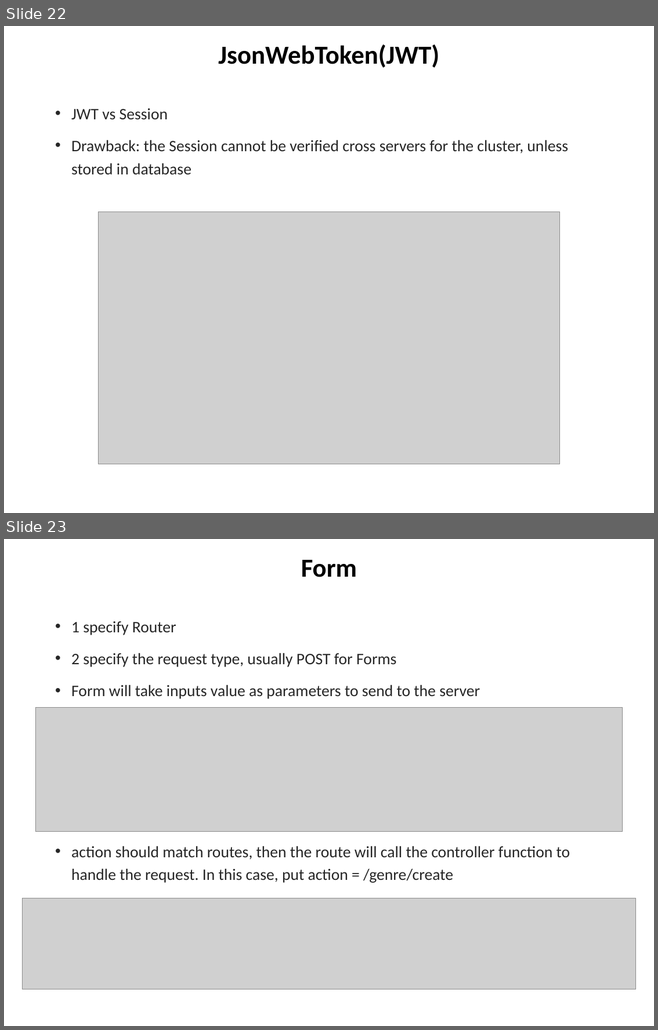
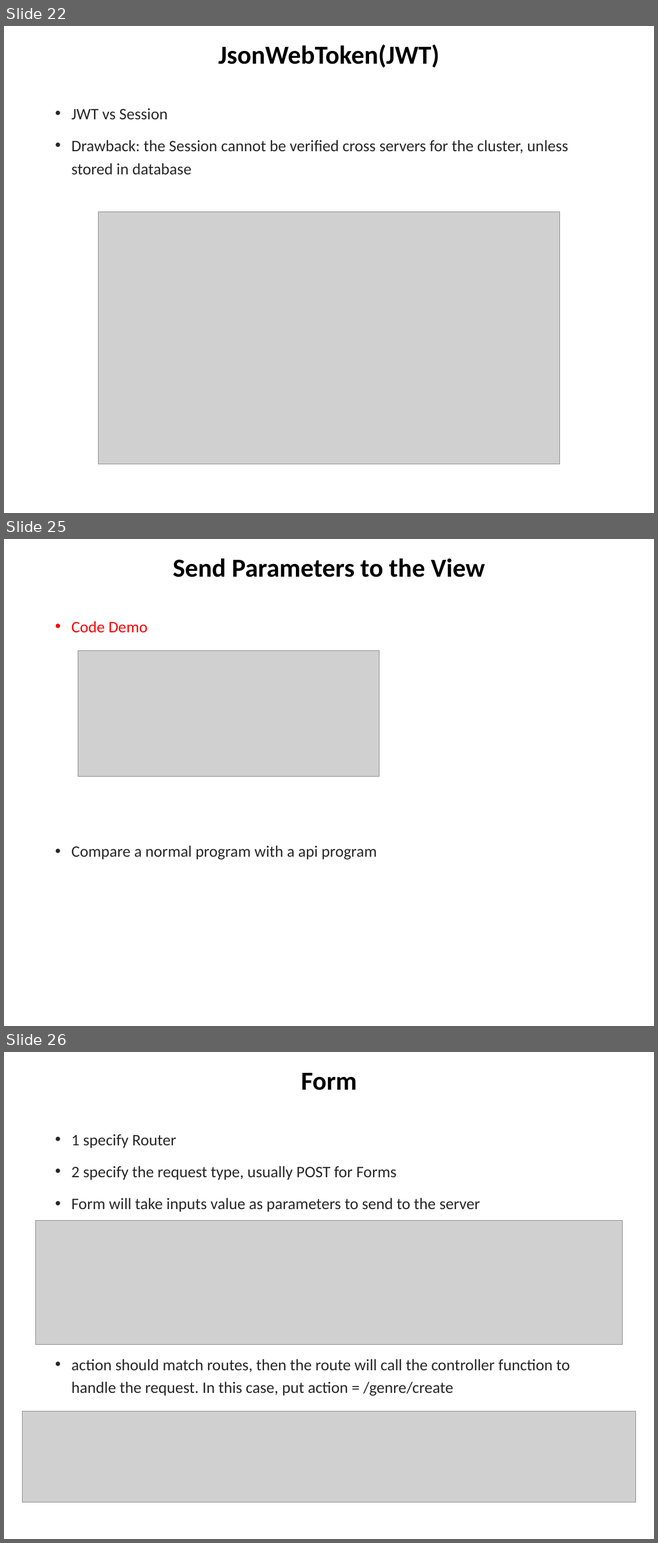
Before and after one commit to chuacw/SGUS-Slides, a slide deck: BCI - Day10 - Node-Express 1.pptx. Shown one above the other, each under a label of ours: slides 22 and 23 before the commit, slides 22, 25 and 26 after it; the slides between them are not shown. The pictures are 658x1030 and 658x1543 pixels, drawn with LibreOffice and Linux fonts; fonts in the diff are those of the drawing; grey boxes stand for pictures. Boxes give left, top, right and bottom in pixels: in the first picture for what was removed or moved away, otherwise in the second. Text is boxed around its words. In the diff, an @@ line names an element or a change of style, - is before the commit and + after.

```diff
--- a/BCI - Day10 - Node-Express 1.pptx
+++ b/BCI - Day10 - Node-Express 1.pptx
@@ slide 25 added at (4,539,654,1026), background #FFFFFF @@
@@ title added at (173,558,485,577), 28.8 pt, text #000000, bold @@
+Send Parameters to the View
@@ text added at (71,621,376,860), 17.8 pt, text #262626 @@
+• Code Demo
+• Compare a normal program with a api program
@@ picture added at (78,651,379,777) @@
@@ what was slide 23 is now slide 26 @@
```
Also in this commit, not shown: 2 slides changed, 2 other slides added, 1 other file.
